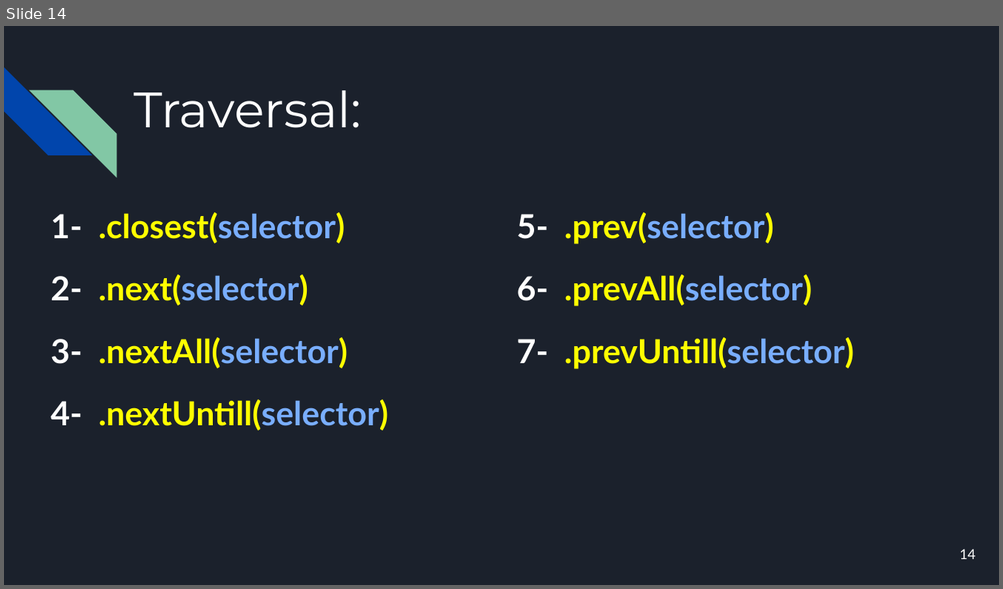
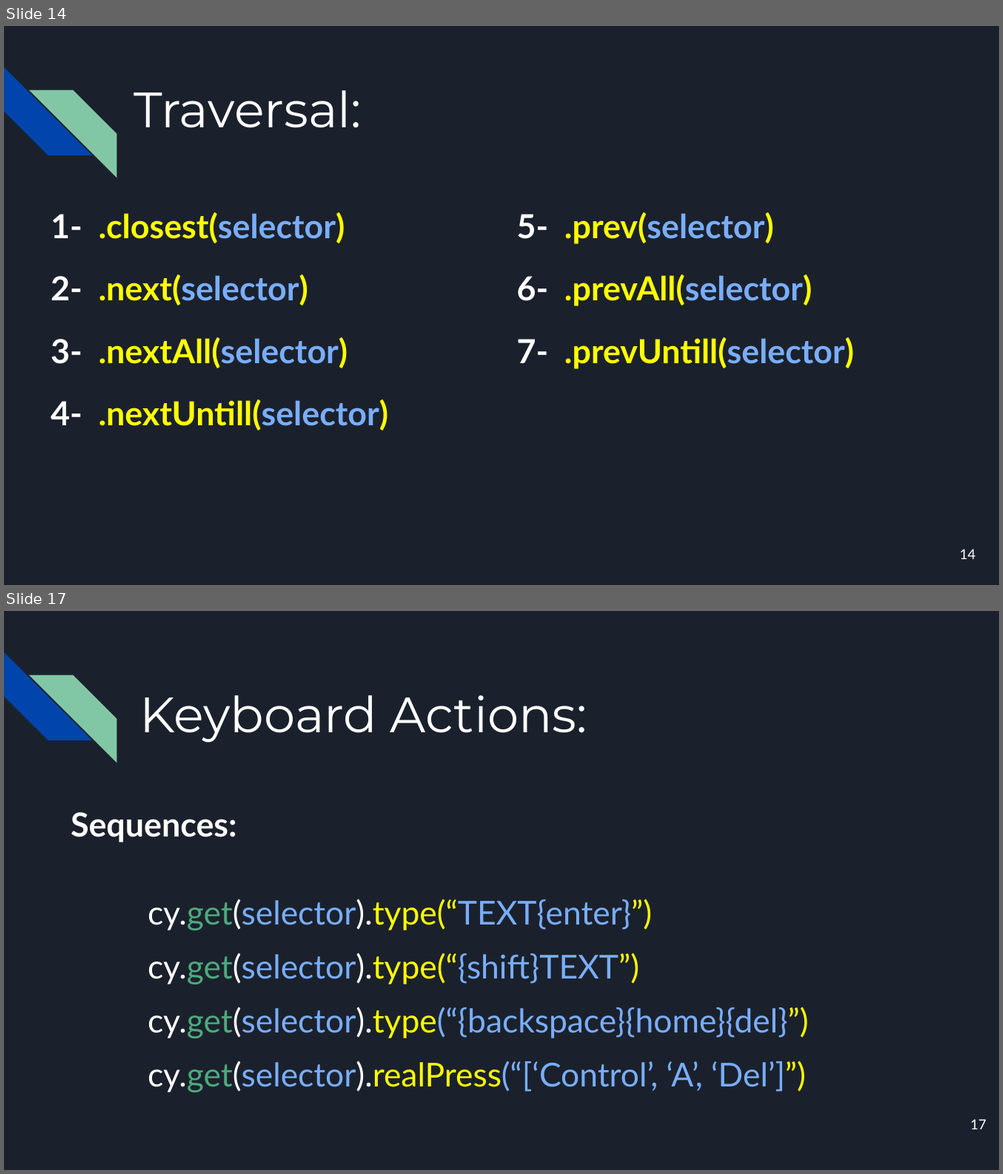
Before and after one commit to mmonfared/automationcamp-cypress, a slide deck: AutomationCamp-Cypress.pptx. Shown one above the other, each under a label of ours: slide 14 before the commit, slides 14 and 17 after it; the slides between them are not shown. The pictures are 1003x589 and 1003x1174 pixels, drawn with LibreOffice and Linux fonts; fonts in the diff are those of the drawing. Boxes give left, top, right and bottom in pixels: in the first picture for what was removed or moved away, otherwise in the second. Text is boxed around its words. In the diff, an @@ line names an element or a change of style, - is before the commit and + after.

```diff
--- a/AutomationCamp-Cypress.pptx
+++ b/AutomationCamp-Cypress.pptx
@@ slide 17 added at [4,611,999,1170], background #1B212C; not listed: 2 template elements that a slide beside it also shows @@
@@ title added at [139,695,587,743], 36 pt, text #FFFFFF @@
+Keyboard Actions:
@@ text added at [71,812,237,843], 24 pt, text #FFFFFF, bold @@
+Sequences:
@@ text added at [148,900,808,1093], 23.8 pt, text #79AEFE @@
+cy.get(selector).type(“TEXT{enter}”)
+cy.get(selector).type(“{shift}TEXT”)
+cy.get(selector).type(“{backspace}{home}{del}”)
+cy.get(selector).realPress(“[‘Control’, ‘A’, ‘Del’]”)
@@ page number added at [970,1119,986,1130], 10 pt, text #FFFFFF @@
+17
```
Also in this commit, not shown: 5 other slides added, 4 other files.
